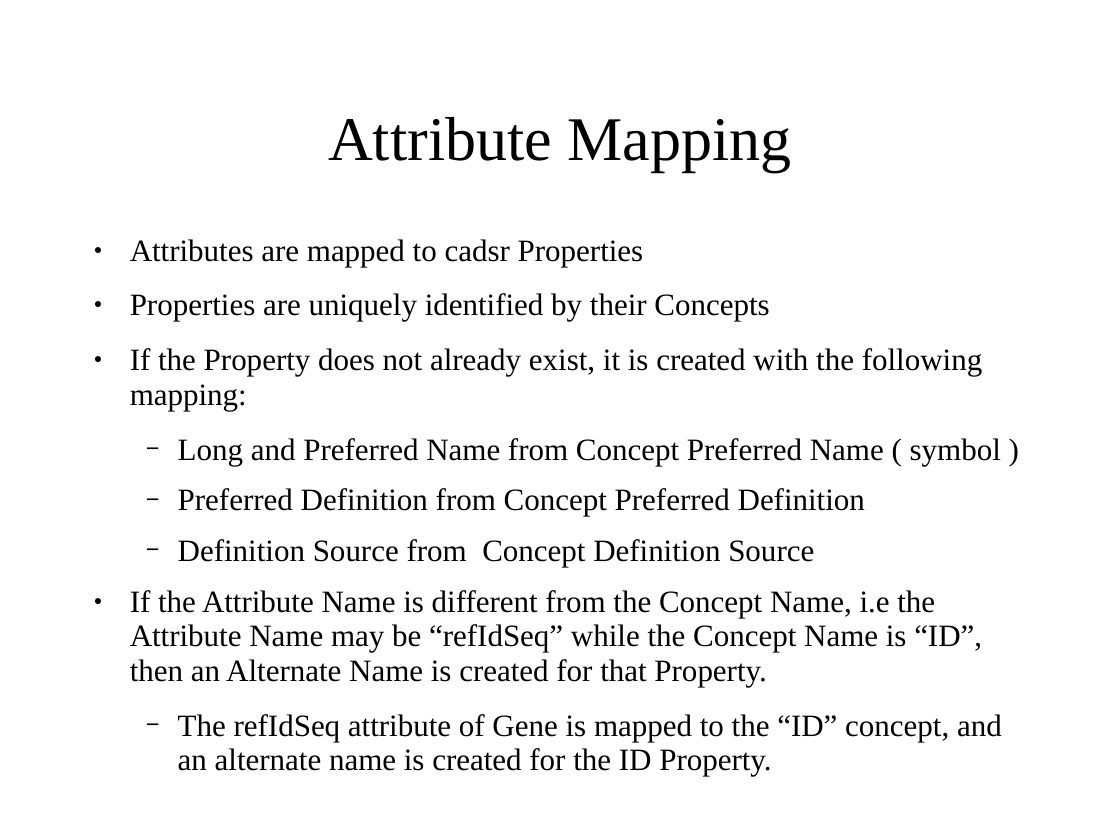
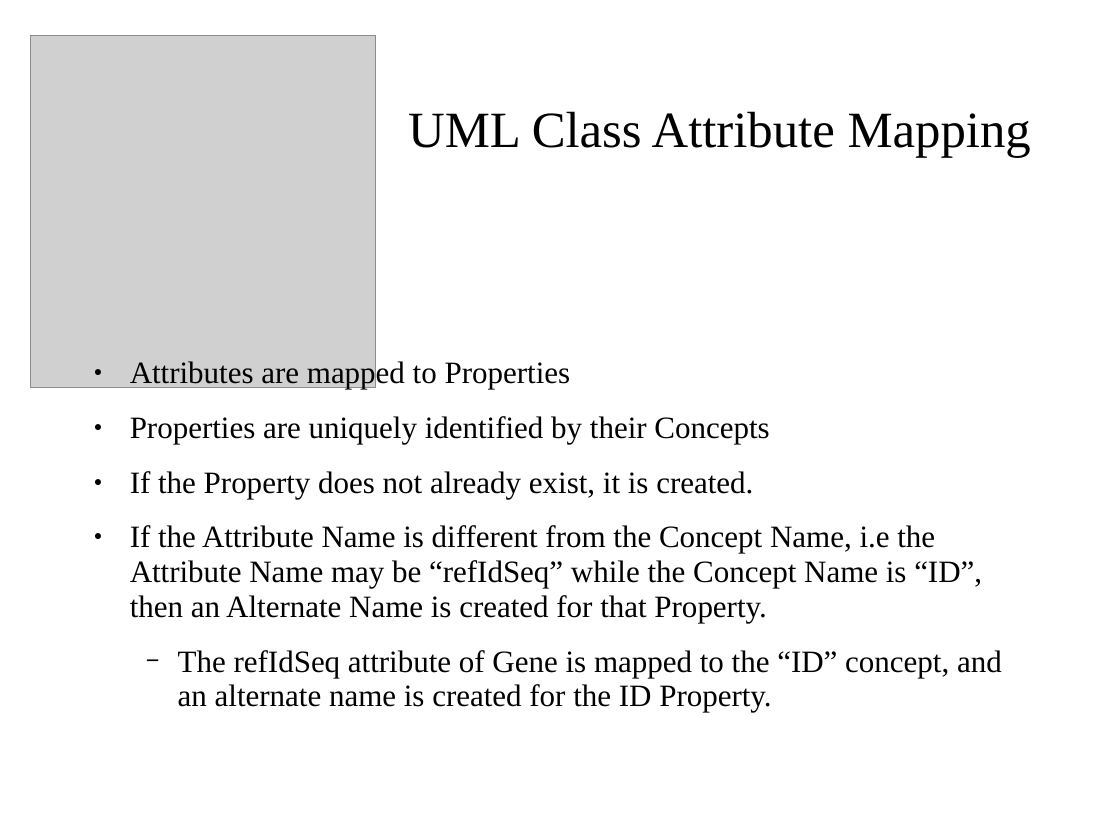
Before and after one commit to NCIP/cadsr-semantic-tools, a slide deck: slide 14 of docs/mapping-presentation-draft.ppt (slide 11 before the commit). Drawn at 1120x840 pixels with LibreOffice and Linux fonts; fonts in the diff are those of the drawing; grey boxes stand for pictures; background and template pictures are left out. Boxes give left, top, right and bottom in pixels: in the first picture for what was removed or moved away, otherwise in the second. Text is boxed around its words. In the diff, an @@ line names an element or a change of style, - is before the commit and + after.

```diff
--- a/docs/mapping-presentation-draft.ppt
+++ b/docs/mapping-presentation-draft.ppt
@@ picture added at [30,36,375,388] @@
@@ title at [408,111,1031,157]: text changed; size 44 to 36 pt @@
-Attribute Mapping
+UML Class Attribute Mapping
@@ text "Attributes are mapped to Properties": place and size @@
-text "Attributes are mapped to Properties" at [130,239,1002,776]
+text "Attributes are mapped to Properties" at [130,359,1002,712]
@@ text at [130,359,571,389]: text changed @@
-● Attributes are mapped to cadsr Properties
+● Attributes are mapped to Properties
@@ text at [130,471,753,499]: text changed @@
-● If the Property does not already exist, it is created with the following mapping:
-  − Long and Preferred Name from Concept Preferred Name ( symbol )
-  − Preferred Definition from Concept Preferred Definition
-  − Definition Source from Concept Definition Source
+● If the Property does not already exist, it is created.
```
Also in this commit, not shown: 10 other slides changed, 8 slides added, 1 slide removed.
